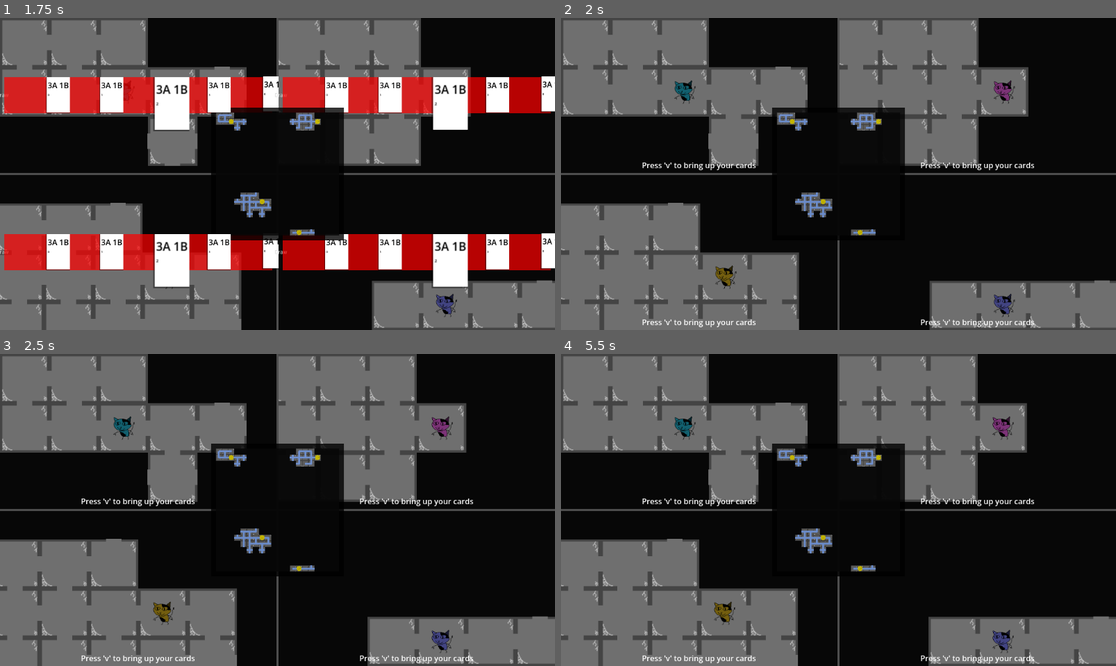
Above: before the commit, frames 1-4 (two rows, left to right).
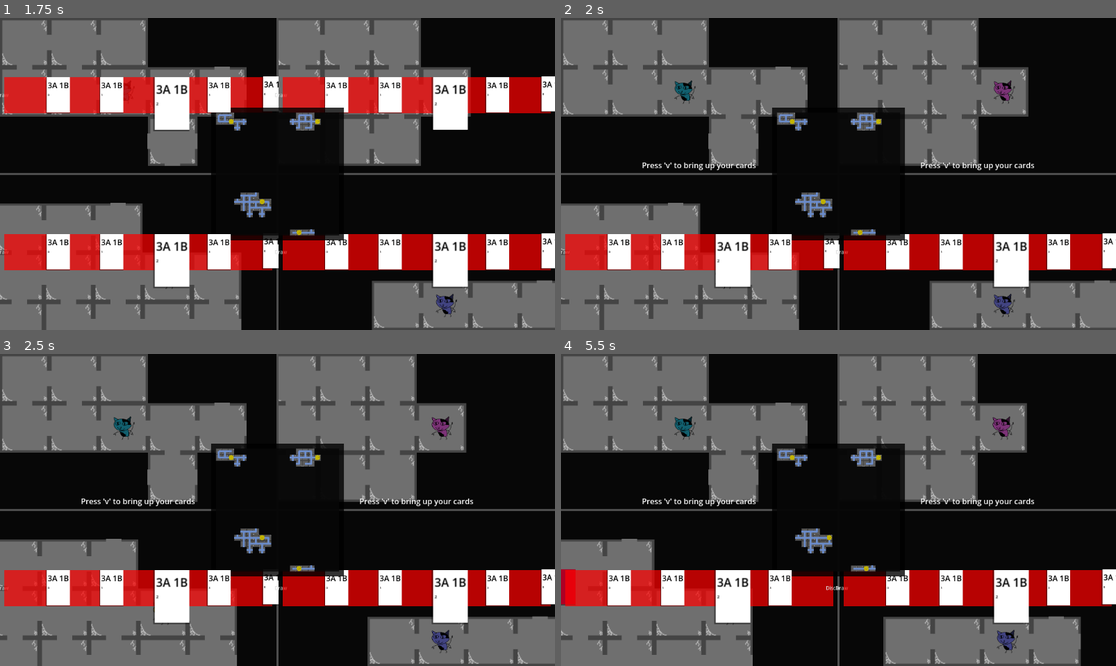
Above: after the commit, the same moments.

Repository: emrysshevek/gameganggame
Game: Godot game, scene res://scenes/GameScene.tscn
Same seed, same stepped clock (60 frames per second), same inputs: the game is played once before the commit and once after it.
Inputs (mouse positions are in pixels of both pictures, inside the frame that each line leads up to):
- Up to frame 1 (1.75 s): tap V (debug_v) at 0.5, 1.25 s; move the mouse to (399, 158) at 0.52 s; hold D (move_right) 0.53-1.25 s; tap G (discard) at 0.6 s; click (399, 158) at 0.8 s; drag from (166, 189) to (249, 236) at 1.27 s
- Up to frame 2 (2 s): no input
- Up to frame 3 (2.5 s): click (216, 588) at 2.02 s
- Up to frame 4 (5.5 s): click (561, 588) at 2.75 s, where only the run after the commit has a clickable "Draw"; click (832, 588) at 3.5 s, where only the run after the commit has a clickable "Discard"; tap V (debug_v) at 4.25, 5 s; move the mouse to (894, 441) at 4.27 s; hold D (move_right) 4.28-5 s; tap G (discard) at 4.35 s; click (894, 441) at 4.55 s; drag from (810, 572) to (672, 463) at 5.02 s

Frame 1 is identical in both runs. In frame 2, 12% of the frame differs, in the area x 0-100%, y 68-100%; in frame 3, 12%; in frame 4, 19%, in the area x 0-100%, y 57-100%.

Commit message:
working on cards calling value_man

Diff:
--- a/cards/card.gd
+++ b/cards/card.gd
@@ -59,23 +59,30 @@
 		_backside.hide()
 	is_faceup = !is_faceup
 
-
-func play() -> void:
+func value_check() -> bool:
+	var value_man = Utils.try_get_value_manager()
 	#check for values, then reserve them
 	for each_value_type in cost.keys():
-		if Utils.try_get_value_manager().get_value(each_value_type) >= cost[each_value_type]:
+		if value_man.get_value(each_value_type) >= cost[each_value_type]:
 			pass
-			#check if targetting is needed by the card
-			if targets_required.has(target_types.caster) == true:
-				#no targetting needed, only affects caster. some other types may not require targetting and can be added here
-				#play card effect
-				_trigger_play_ability()
-			else:
-				#call state machine to switch to 'targetting' state, pass it this card so it knows what is targetting
-				Events.request_input_state_transition.emit(Model.InputState.TARGET, owning_character)
 		else:
-			pass
+			return false
 			#make card play 'cant be played' animation or sound
+	for each_value_type in cost.keys():
+		value_man.reserve_value(each_value_type, cost[each_value_type])
+	return true
+
+func play() -> bool:
+	#check if targetting is needed by the card
+	if targets_required.has(target_types.caster) == true:
+		#no targetting needed, only affects caster. some other types may not require targetting and can be added here
+		#play card effect
+		_trigger_play_ability()
+		return true
+	else:
+		#call state machine to switch to 'targetting' state, pass it this card so it knows what is targetting
+		Events.request_input_state_transition.emit(Model.InputState.TARGET, owning_character)
+		return true
 
 func validate_targets():
 	#called from the card manager? cursor? when the player selects the last (or only) target in targetting mode
--- a/cards/card_manager.gd
+++ b/cards/card_manager.gd
@@ -101,10 +101,14 @@
 		elif input_man.is_action_just_released("move_right"):
 			_selected_card_index += 1
 		elif input_man.is_action_just_released(Model.Action.SELECT):
-			hand_pile.ordered_cards[_selected_card_index].play()
-			hand_pile.ordered_cards[_selected_card_index].highlight_return()
-			discard(hand_pile.ordered_cards[_selected_card_index])
-			_selected_card_index -= 1
+			if hand_pile.ordered_cards[_selected_card_index].value_check() == true:
+				hand_pile.ordered_cards[_selected_card_index].play()
+				hand_pile.ordered_cards[_selected_card_index].highlight_return()
+				discard(hand_pile.ordered_cards[_selected_card_index])
+				_selected_card_index -= 1
+			else:
+				pass
+				#card can't be played due to not enough values
 		elif input_man.is_action_just_released(Model.Action.DISCARD):
 			hand_pile.ordered_cards[_selected_card_index].discard()
 			hand_pile.ordered_cards[_selected_card_index].highlight_return()
